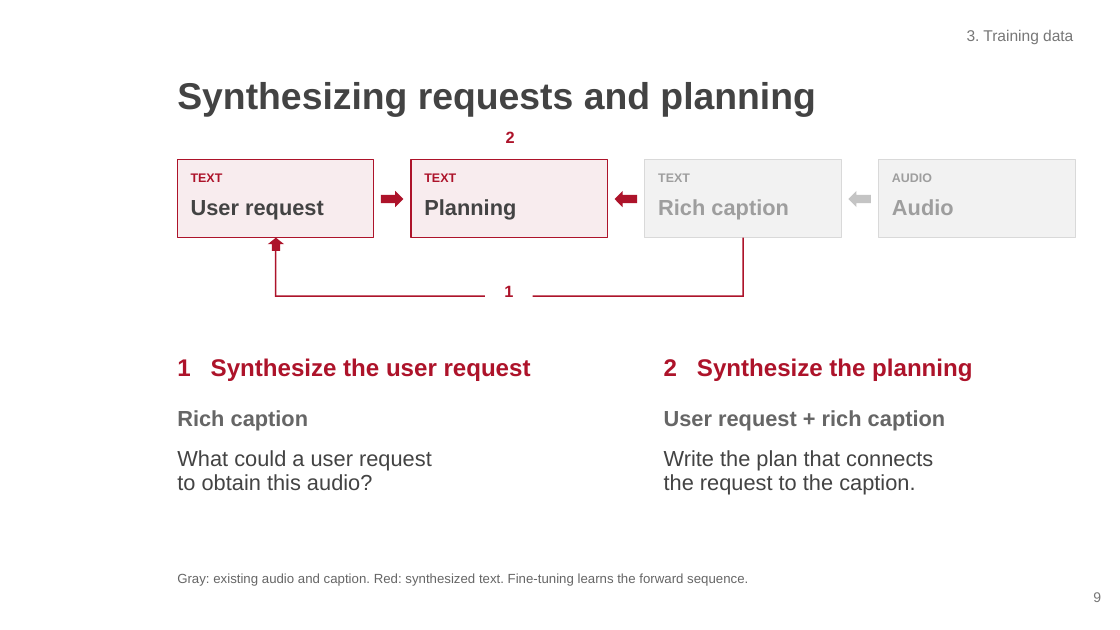
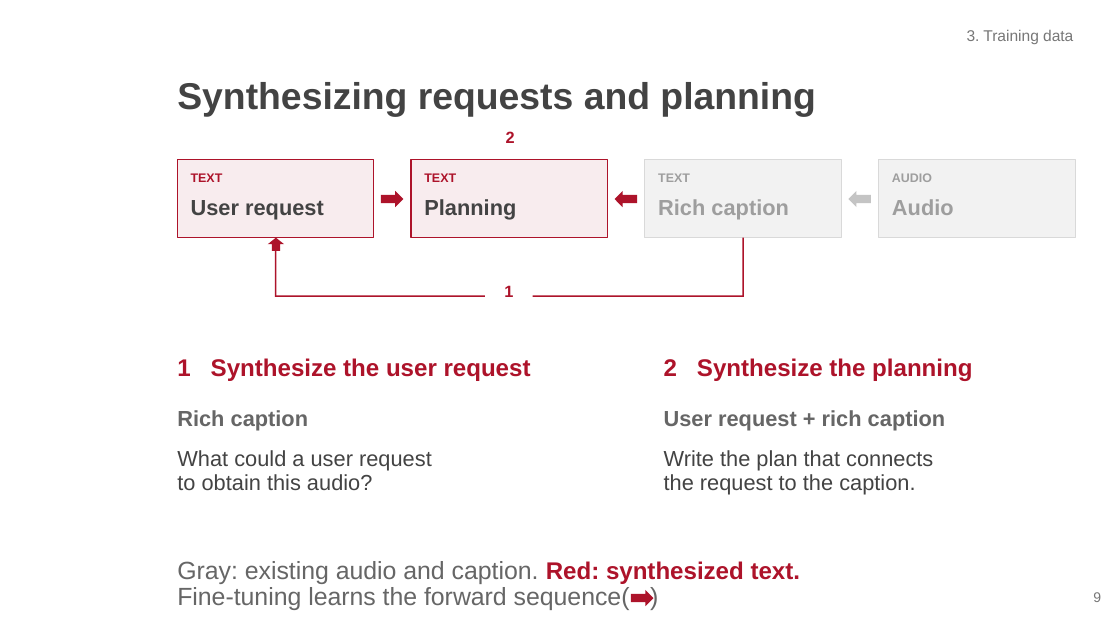
Before and after one commit to whr-a/bagpiper_tts_demo, a slide deck: slide 9 of slides/Bagpiper-TTS_Interspeech2026.pptx. Drawn at 1120x630 pixels with LibreOffice and Linux fonts; fonts in the diff are those of the drawing; background and template pictures are left out. Boxes give left, top, right and bottom in pixels: in the first picture for what was removed or moved away, otherwise in the second. Text is boxed around its words. In the diff, an @@ line names an element or a change of style, - is before the commit and + after.

```diff
--- a/slides/Bagpiper-TTS_Interspeech2026.pptx
+++ b/slides/Bagpiper-TTS_Interspeech2026.pptx
@@ text at bbox=[177, 561, 801, 610]: text changed; size 8.5 to 16 pt @@
-Gray: existing audio and caption. Red: synthesized text. Fine-tuning learns the forward sequence.
+Gray: existing audio and caption. Red: synthesized text.
+Fine-tuning learns the forward sequence( )
@@ right arrow added at bbox=[631, 590, 653, 607], fill #AD132A @@
```
Also in this commit, not shown: 9 other slides changed.
